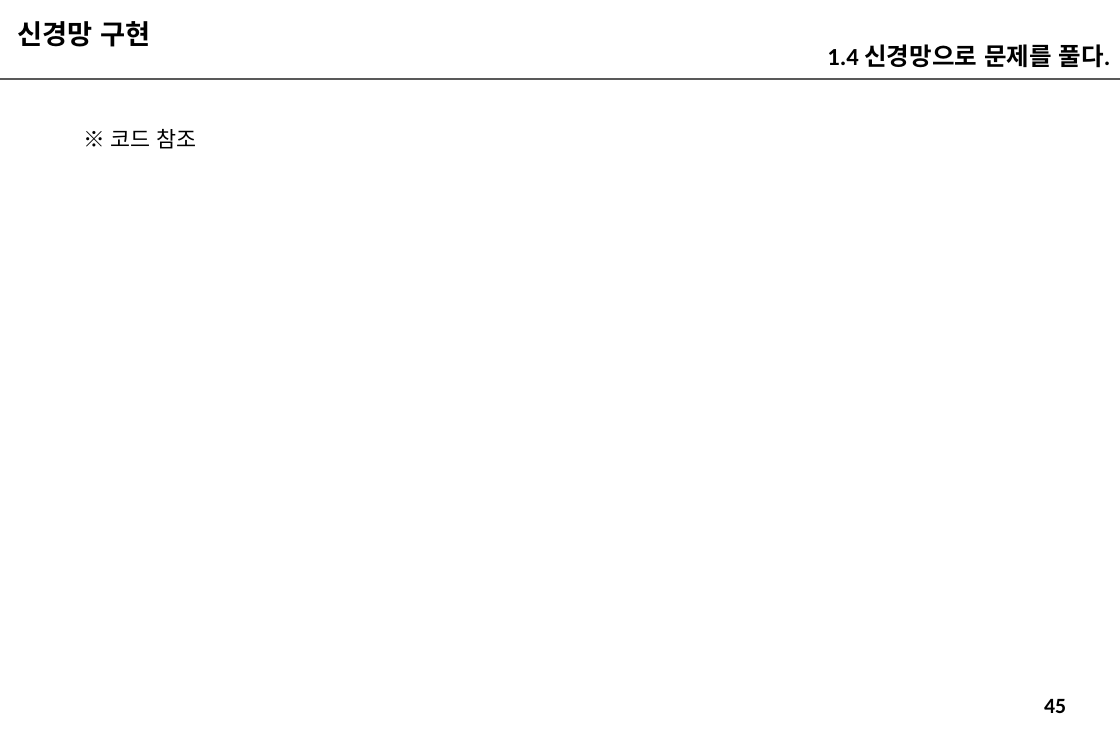
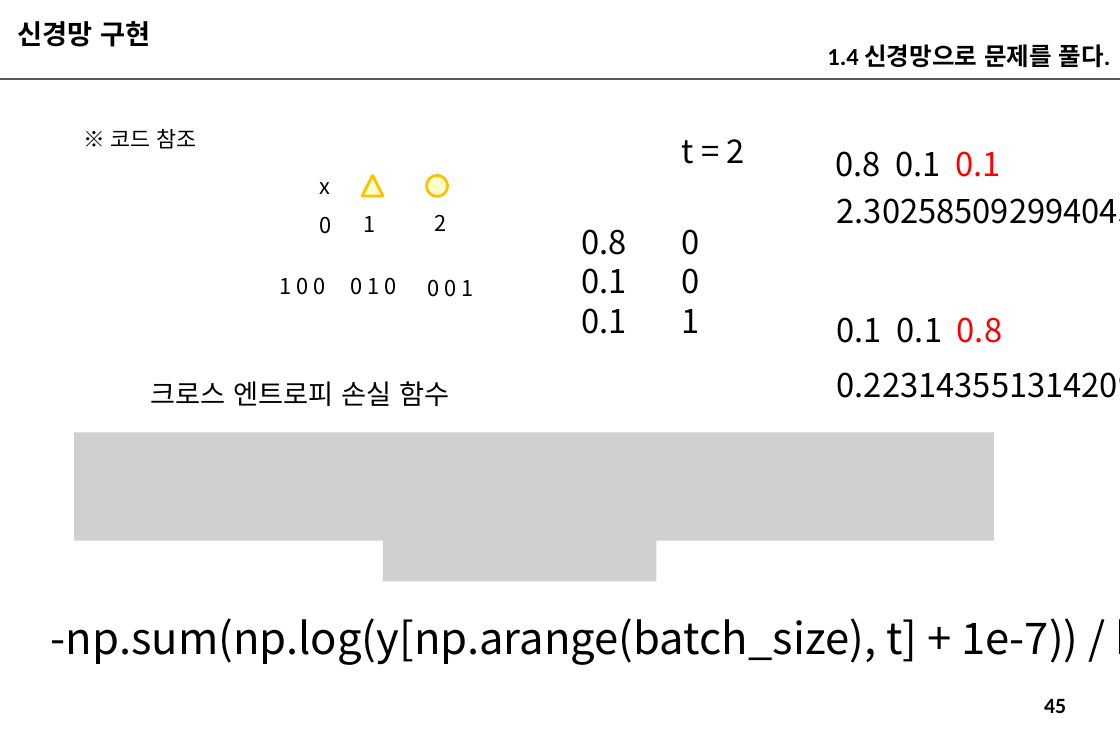
Before and after one commit to imguru-mooc/deep_learning_nlp, a slide deck: slide 45 of 인공지능_자연어처리_2_판서.pptx. Drawn at 1120x736 pixels with LibreOffice and Linux fonts; fonts in the diff are those of the drawing; grey boxes stand for pictures. Boxes give left, top, right and bottom in pixels: in the first picture for what was removed or moved away, otherwise in the second. Text is boxed around its words. In the diff, an @@ line names an element or a change of style, - is before the commit and + after.

```diff
--- a/인공지능_자연어처리_2_판서.pptx
+++ b/인공지능_자연어처리_2_판서.pptx
@@ text added at [681,139,745,164], 24 pt, text #000000 @@
+t = 2
@@ triangle added at [362,176,382,196], fill #FFFFCC, outline #FFC000 2 pt @@
@@ ellipse added at [427,176,447,196], fill #FFFFCC, outline #FFC000 2 pt @@
@@ text added at [835,151,1000,177], 24 pt, text #000000 @@
+0.8 0.1 0.1
@@ text added at [320,182,331,194], 16 pt, text #000000 @@
+x
@@ text added at [837,198,1120,224], 24 pt, text #000000 @@
+2.3025850929940456840179914546844
@@ text added at [320,216,332,234], 16 pt, text #000000 @@
+0
@@ text added at [363,216,375,232], 16 pt, text #000000 @@
+1
@@ text added at [434,214,446,231], 16 pt, text #000000 @@
+2
@@ text added at [581,229,626,334], 24 pt, text #000000 @@
+0.8
+0.1
+0.1
@@ text added at [681,229,699,333], 24 pt, text #000000 @@
+0
+0
+1
@@ text added at [279,277,325,295], 16 pt, text #000000 @@
+1 0 0
@@ text added at [351,277,397,295], 16 pt, text #000000 @@
+0 1 0
@@ text added at [427,279,473,297], 16 pt, text #000000 @@
+0 0 1
@@ text added at [837,317,1002,343], 24 pt, text #000000 @@
+0.1 0.1 0.8
@@ text added at [151,381,449,406], 20 pt, text #000000 @@
+크로스 엔트로피 손실 함수
@@ text added at [837,372,1120,398], 24 pt, text #000000 @@
+0.22314355131420975576629509030983
@@ picture added at [75,433,994,540] @@
@@ picture added at [382,512,656,582] @@
@@ text added at [51,618,1079,665], 32 pt, text #000000 @@
+-np.sum(np.log(y[np.arange(batch_size), t] + 1e-7)) / batch_size
```
Also in this commit, not shown: 9 other slides changed, 1 slide added.
